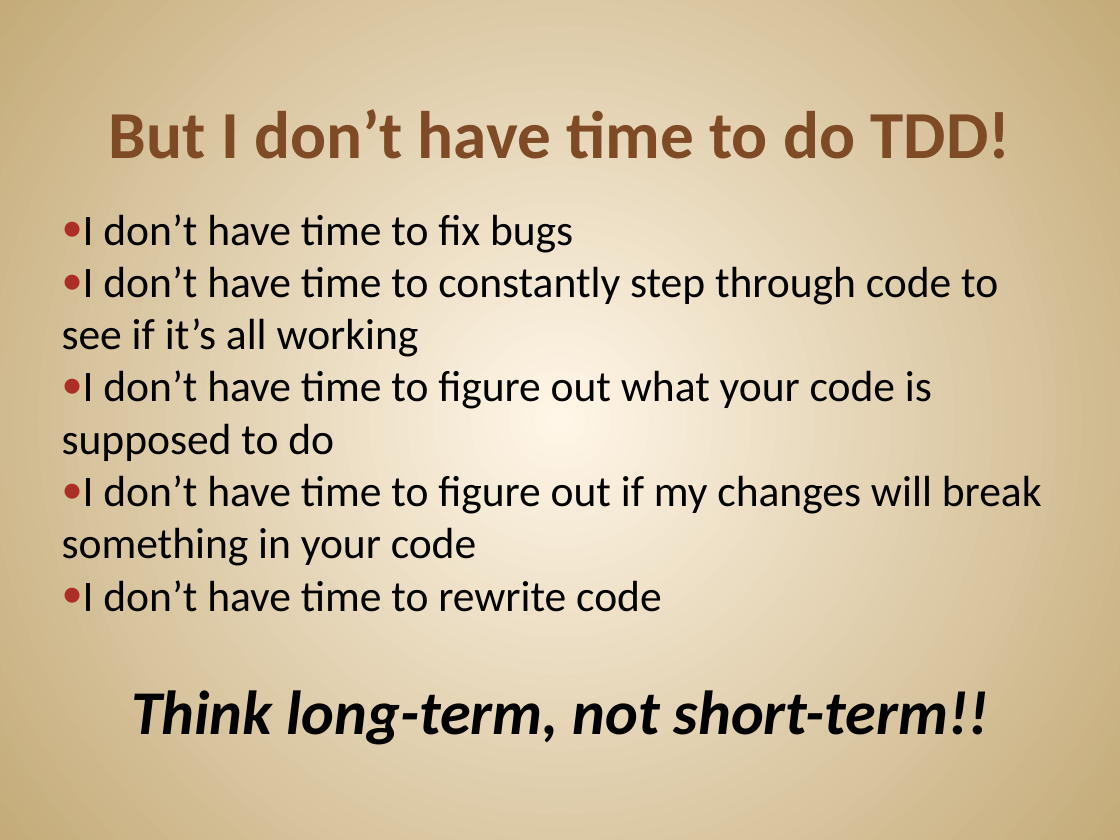
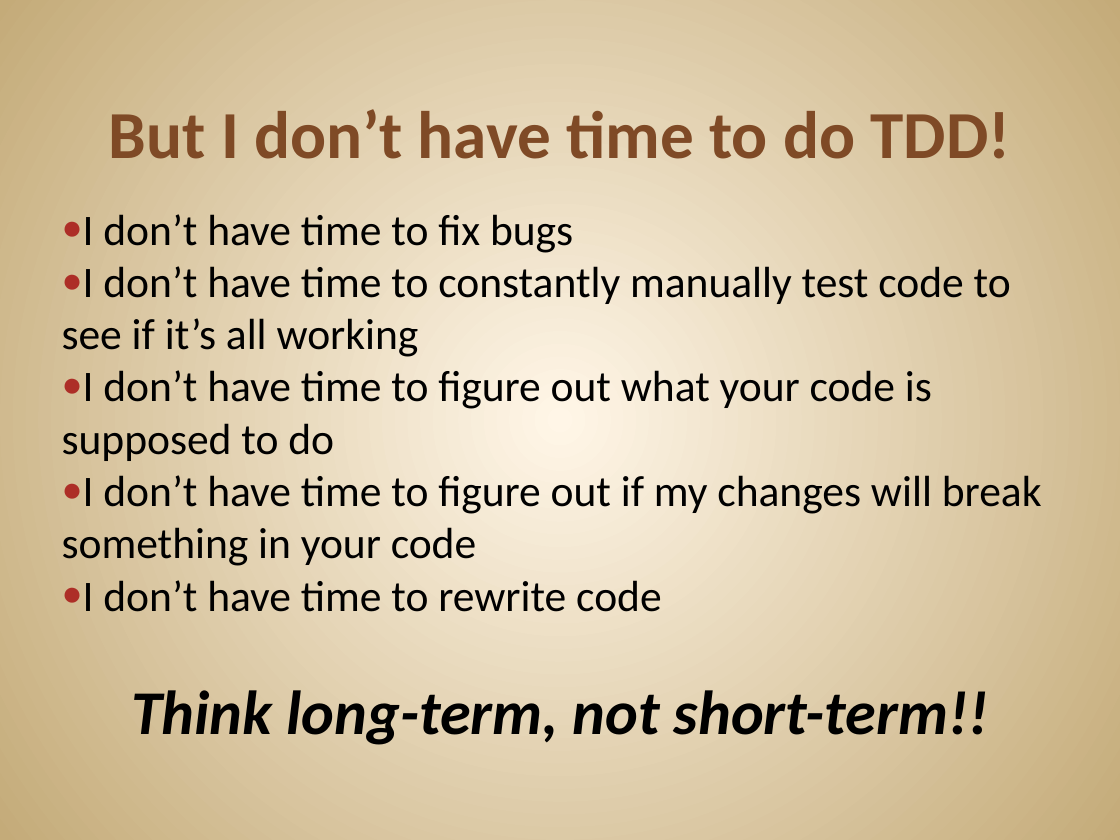
Before and after one commit to JonKruger/TDD-In-Action, a slide deck: slide 25 of TDD In Action.pptx. Drawn at 1120x840 pixels with LibreOffice and Linux fonts; fonts in the diff are those of the drawing. Boxes give left, top, right and bottom in pixels: in the first picture for what was removed or moved away, otherwise in the second. Text is boxed around its words. In the diff, an @@ line names an element or a change of style, - is before the commit and + after.

Commit message:
working on slides

```diff
--- a/TDD In Action.pptx
+++ b/TDD In Action.pptx
@@ text at (62, 266, 1011, 357): text changed @@
-● I don’t have time to constantly step through code to see if it’s all working
+● I don’t have time to constantly manually test code to see if it’s all working
```
Also in this commit, not shown: 1 slide added.
